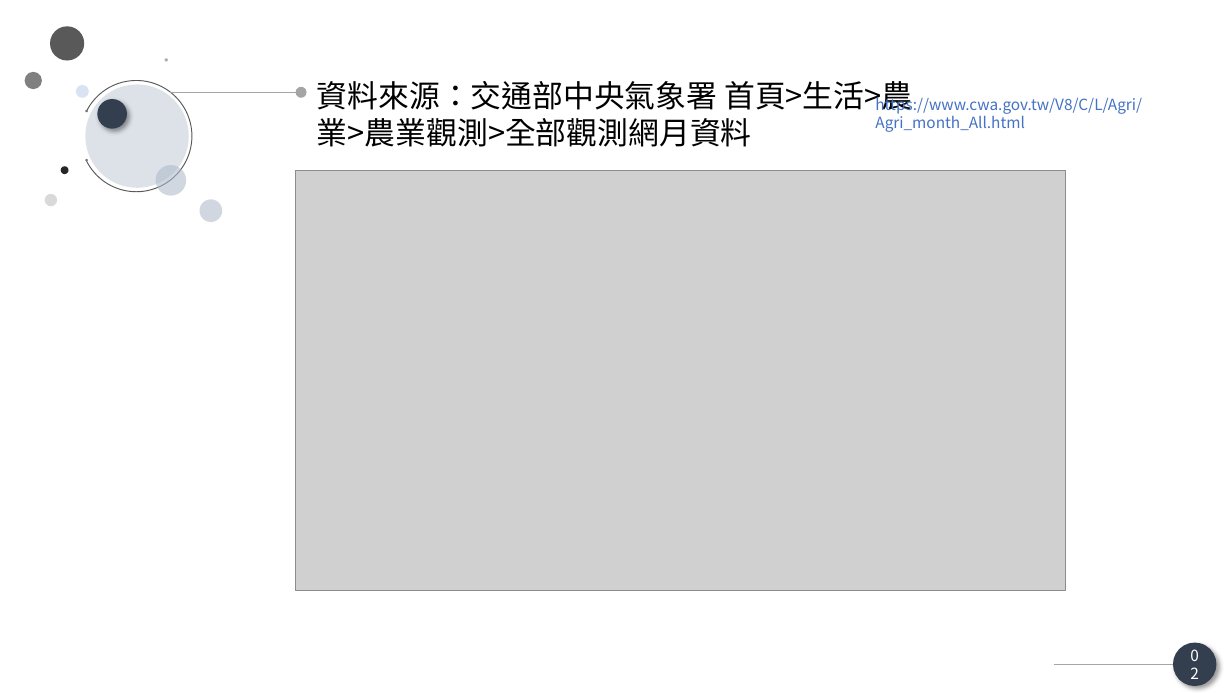
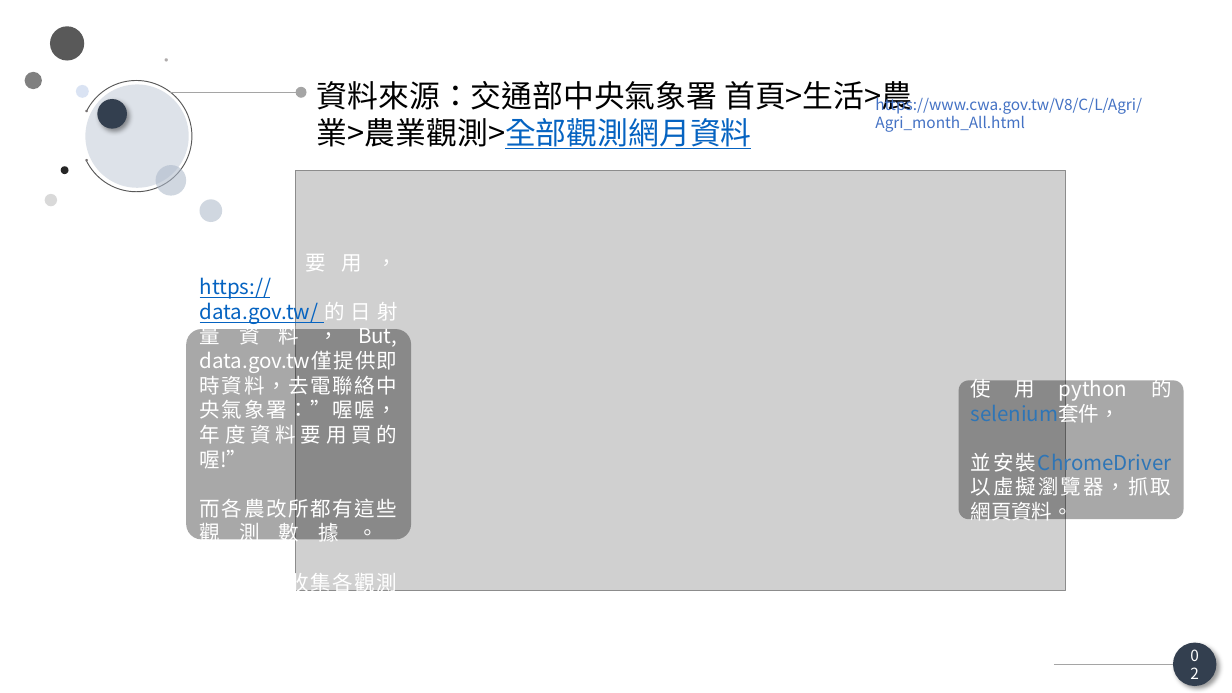
Before and after one commit to LanvisWei/MLproject_Solar_Irradiance, a slide deck: slide 3 of temp_solar/簡報.pptx. Drawn at 1232x693 pixels with LibreOffice and Linux fonts; fonts in the diff are those of the drawing; grey boxes stand for pictures. Boxes give left, top, right and bottom in pixels: in the first picture for what was removed or moved away, otherwise in the second. Text is boxed around its words. In the diff, an @@ line names an element or a change of style, - is before the commit and + after.

```diff
--- a/temp_solar/簡報.pptx
+++ b/temp_solar/簡報.pptx
@@ text "資料來源：交通部中央氣象署 首頁>生活>農業>農業觀測>全部觀測網月資料" at [317, 81, 912, 149]: text colour #000000 to #0563C1, underline on in "首頁>生活>農業>農業觀測>全部觀測網月資料" @@
@@ rounded rectangle added at [187, 329, 411, 540], fill #000000 at 34% opacity, 16 pt, text #FFFFFF @@
+本來是要用，https://data.gov.tw/的日射量資料，But, data.gov.tw僅提供即時資料，去電聯絡中央氣象署：”喔喔，年度資料要用買的喔!”
+而各農改所都有這些觀測數據。
+所以改成收集各觀測所的月資料。
@@ rounded rectangle added at [958, 381, 1183, 519], fill #000000 at 34% opacity, 16 pt, text #FFFFFF @@
+使用python的selenium套件，
+並安裝ChromeDriver以虛擬瀏覽器，抓取網頁資料。
```
Also in this commit, not shown: 10 other slides changed, 1 slide added, 1 other file.
